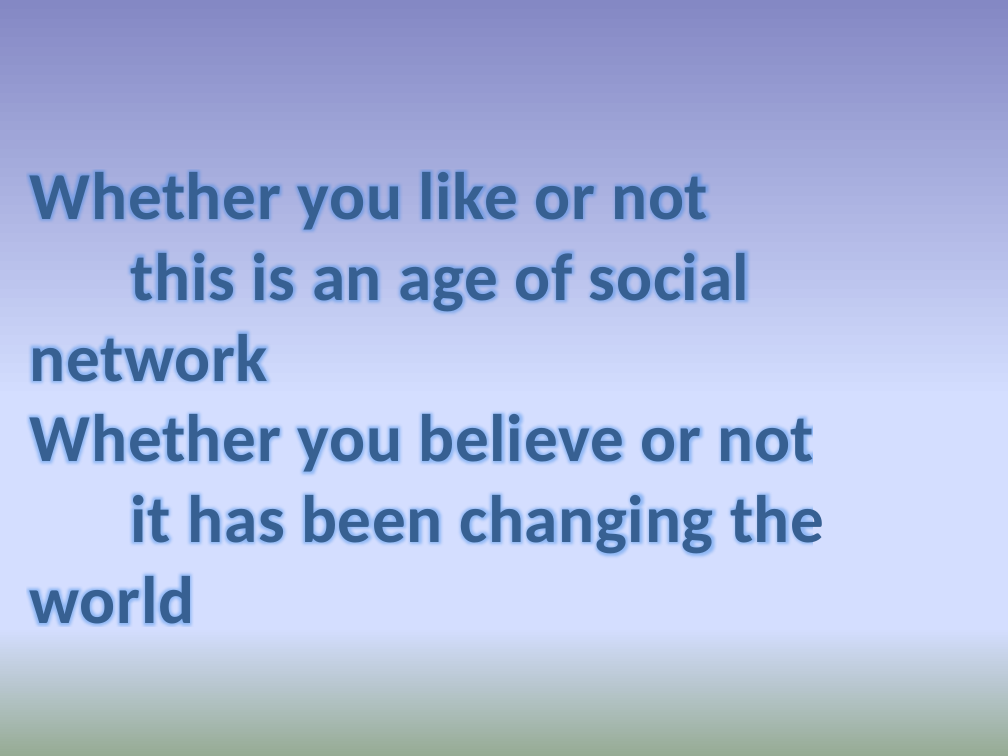
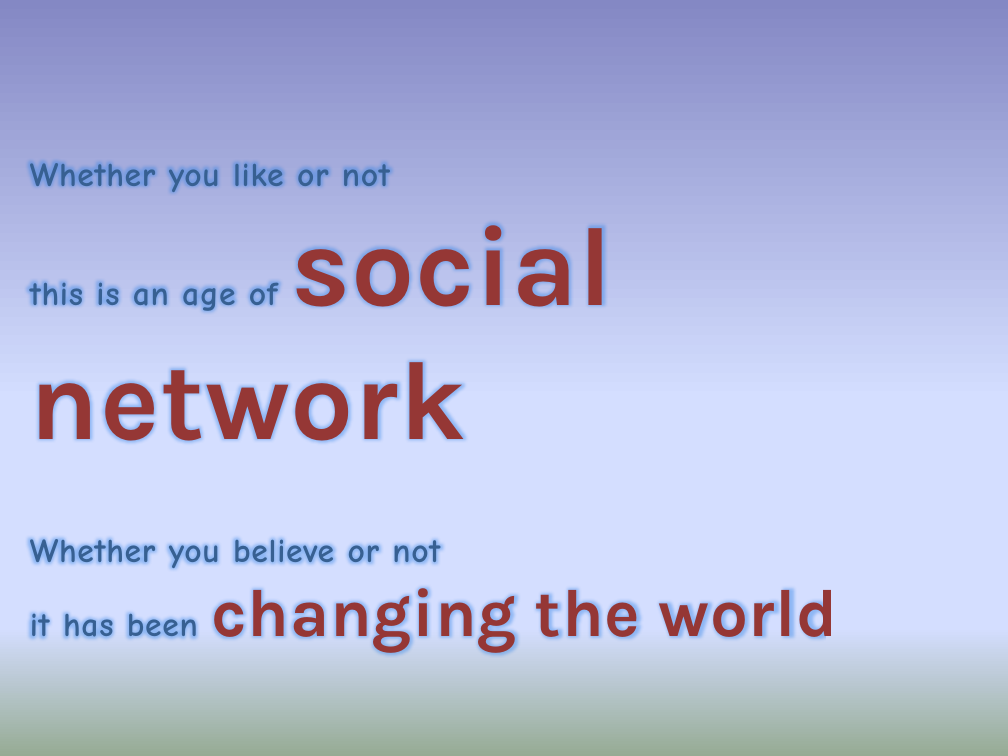
Before and after one commit to TwentySevenC/flickr2twitter, a slide deck: slide 1 of docs/socialHub.pptx. Drawn at 1008x756 pixels with LibreOffice and Linux fonts; fonts in the diff are those of the drawing. Boxes give left, top, right and bottom in pixels: in the first picture for what was removed or moved away, otherwise in the second. Text is boxed around its words. In the diff, an @@ line names an element or a change of style, - is before the commit and + after.

```diff
--- a/docs/socialHub.pptx
+++ b/docs/socialHub.pptx
@@ text "Whether you like or not" at (30,163,839,653): size 48 to 24 pt, font Calibri to Comic Neue in "Whether you like or not", "this is an age of", "Whether you believe or not", "it has been"; size 48 to 80 pt in "social network"; font Calibri to Karla, text colour #376092 to #953735 in "social network", "changing the world" @@
```
Also in this commit, not shown: 3 other slides changed, 1 slide added, 1 slide removed.
